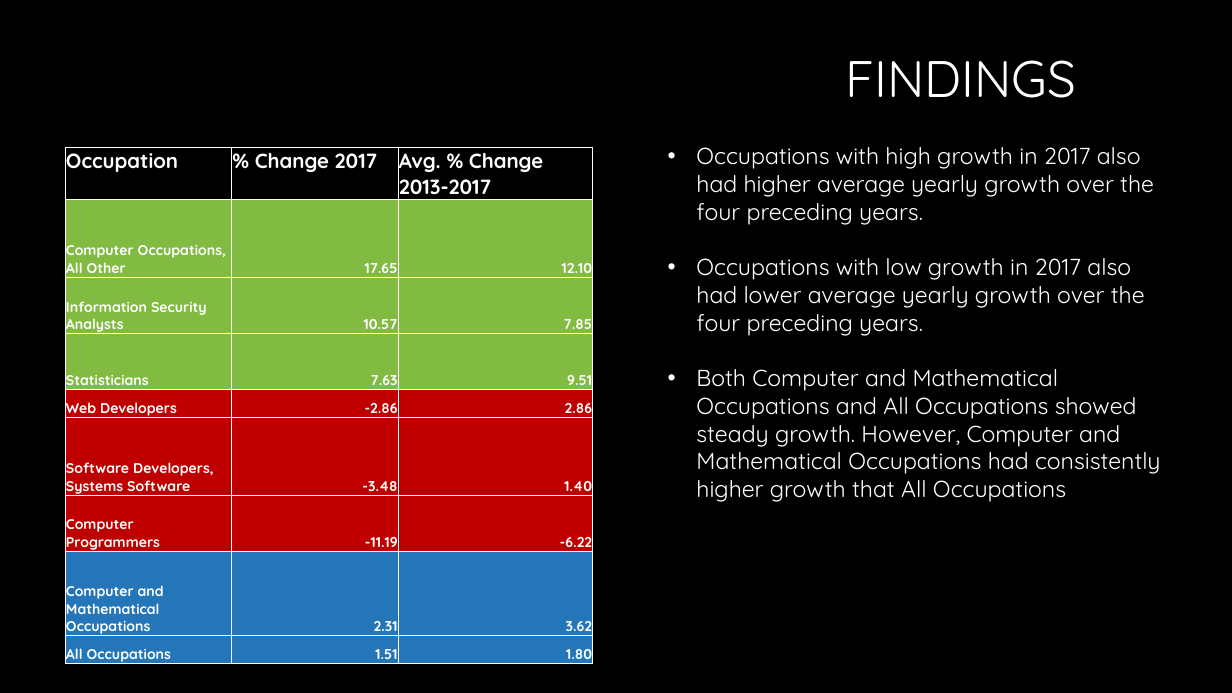
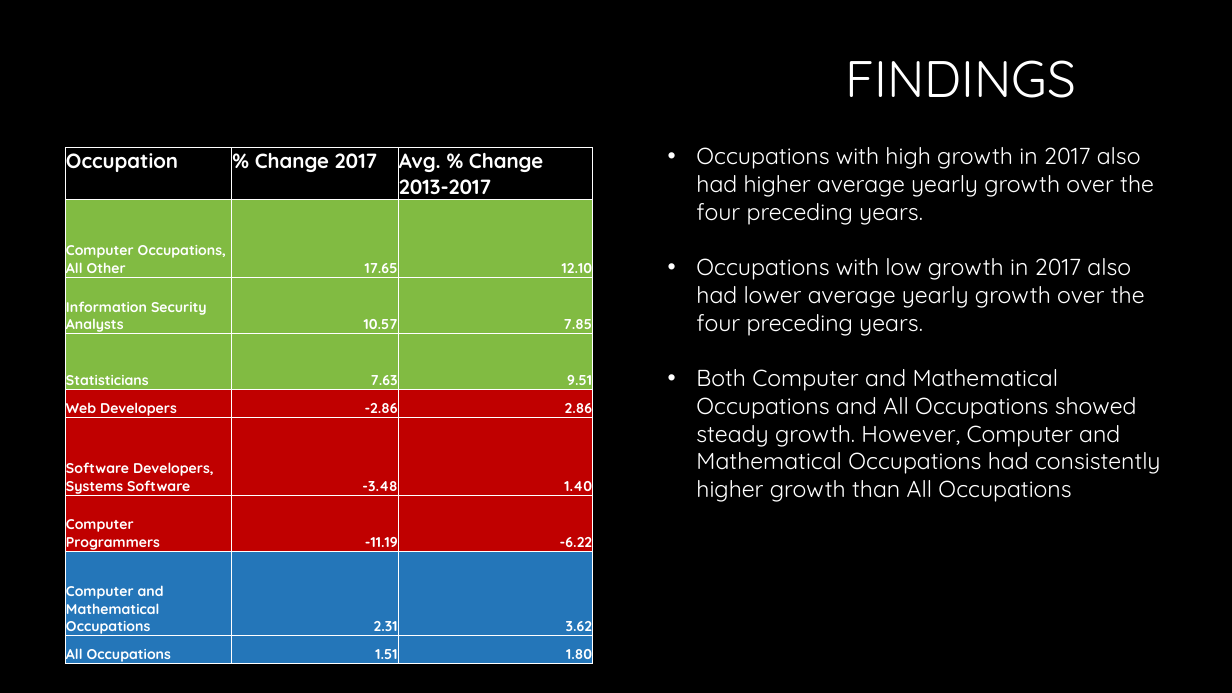
Before and after one commit to WCW789/Project1, a slide deck: slide 8 of Group_5_Presentation.pptx. Drawn at 1232x693 pixels with LibreOffice and Linux fonts; fonts in the diff are those of the drawing; background and template pictures are left out. Boxes give left, top, right and bottom in pixels: in the first picture for what was removed or moved away, otherwise in the second. Text is boxed around its words. In the diff, an @@ line names an element or a change of style, - is before the commit and + after.

```diff
--- a/Group_5_Presentation.pptx
+++ b/Group_5_Presentation.pptx
@@ text at (696,369,1160,502): text changed @@
-• Both Computer and Mathematical Occupations and All Occupations showed steady growth. However, Computer and Mathematical Occupations had consistently higher growth that All Occupations
+• Both Computer and Mathematical Occupations and All Occupations showed steady growth. However, Computer and Mathematical Occupations had consistently higher growth than All Occupations
```
Also in this commit, not shown: 7 other slides changed.
